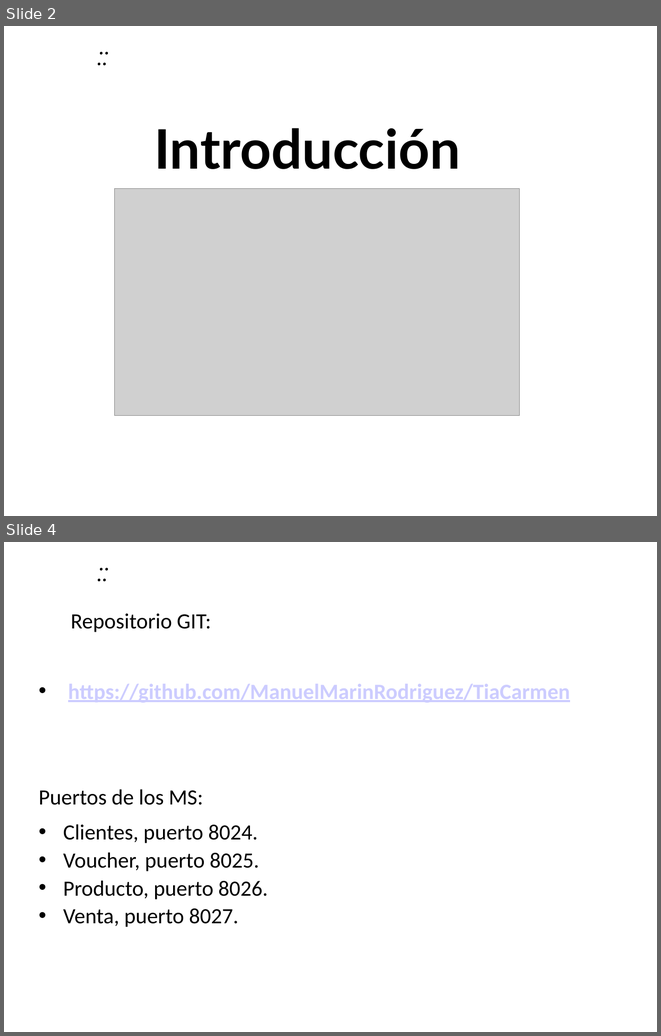
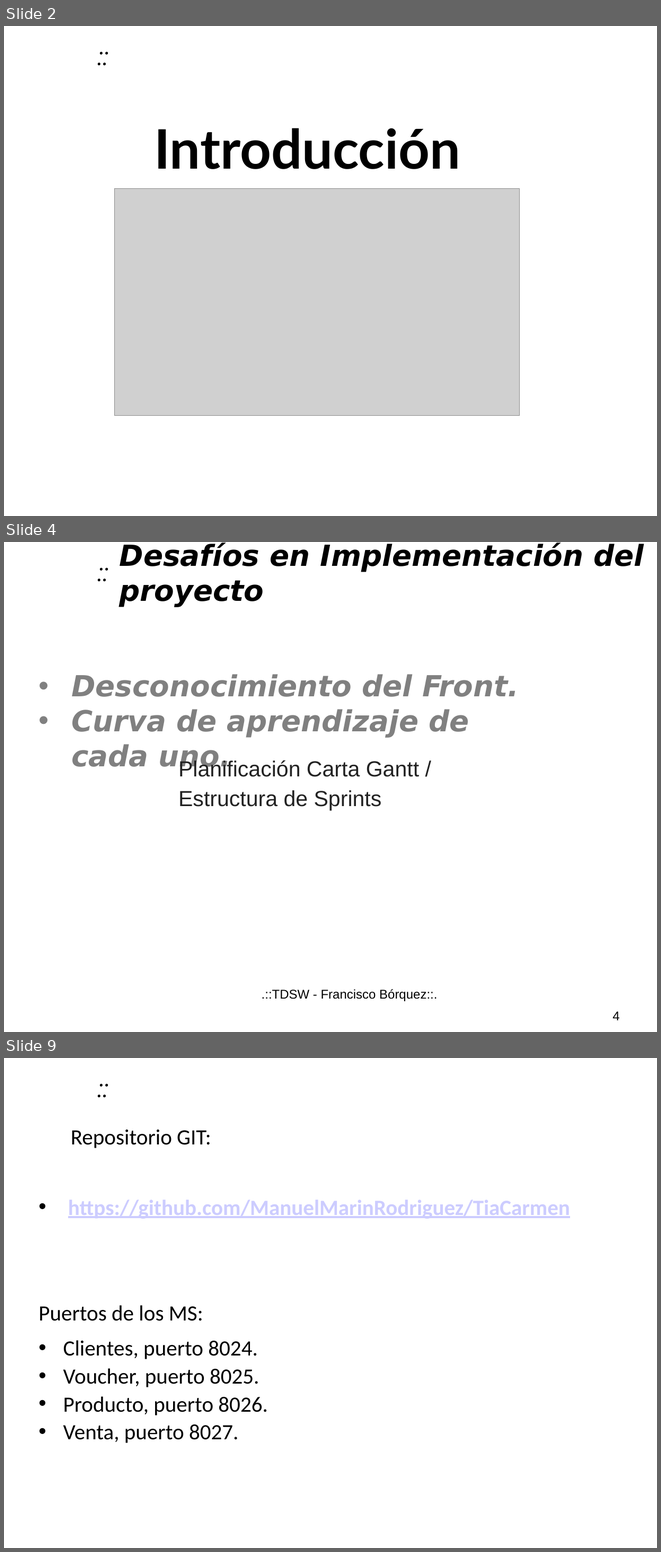
Before and after one commit to ManuelMarinRodriguez/TiaCarmen, a slide deck: Scripts y Documentación/Presentación Producto.pptx. Shown one above the other, each under a label of ours: slides 2 and 4 before the commit, slides 2, 4 and 9 after it; the slides between them are not shown. The pictures are 661x1036 and 661x1552 pixels, drawn with LibreOffice and Linux fonts; fonts in the diff are those of the drawing; grey boxes stand for pictures; background and template pictures are left out. Boxes give left, top, right and bottom in pixels: in the first picture for what was removed or moved away, otherwise in the second. Text is boxed around its words. In the diff, an @@ line names an element or a change of style, - is before the commit and + after.

```diff
--- a/Scripts y Documentación/Presentación Producto.pptx
+++ b/Scripts y Documentación/Presentación Producto.pptx
@@ slide 4 added at [4, 542, 657, 1032], background picture (left out); not listed: 1 template element that a slide beside it also shows @@
@@ title added at [120, 543, 644, 607], 32 pt, text #000000, bold, italic @@
+Desafíos en Implementación del proyecto
@@ text added at [71, 674, 519, 773], 32 pt, text #808080, bold, italic @@
+• Desconocimiento del Front.
+• Curva de aprendizaje de cada uno.
@@ text added at [178, 759, 419, 811], 24 pt, text #222222 @@
+Planificación Carta Gantt / Estructura de Sprints
@@ text added at [262, 989, 437, 1001], 14 pt, text #000000 @@
+.::TDSW - Francisco Bórquez::.
@@ page number added at [612, 1011, 619, 1020], 14 pt, text #000000 @@
+4
@@ what was slide 4 is now slide 9 @@
```
Also in this commit, not shown: 1 slide changed, 5 other slides added, 7 slides removed.
